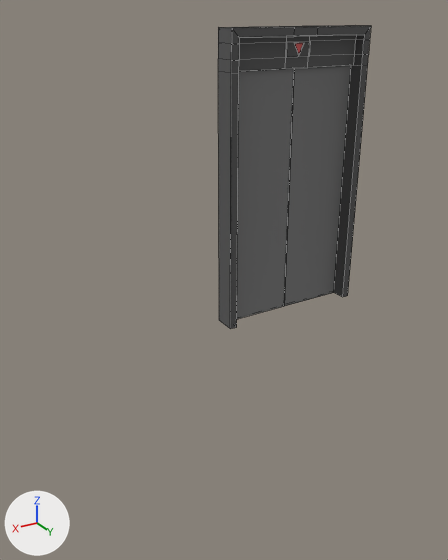
One commit to the FBX model Assets/Pawsitive Readings/Assets/SM_Elevator_.fbx: the scene before it, then after it.
Before and after are seen from a 50 mm camera at (2.91, 4.94, 2.91) aimed at (-0.05, 0.01, 0.44). Every picture has the same lights, and +X, +Y and +Z are marked at lower left. The first picture is the older version. Mesh edges are drawn as thin lines.

In view in the first picture: 'SM_Floor_SideWall.011'.
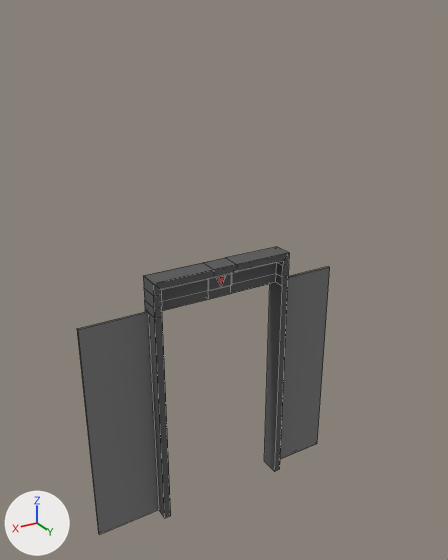
Pixel boxes (x1, y1, x2, y2) of what changed, in the pictures (448 x 560 px; the box of a moved part takes in the faces that stretch with it):
'SM_Floor_SideWall.011', reshaped (65% wider): before (218, 25, 371, 329); after (77, 247, 330, 534)
part 1 of me_plane_002, moved or reshaped: before (237, 68, 294, 319); after (77, 311, 159, 534)
part 2 of me_plane_002, moved or reshaped: before (284, 66, 351, 306); after (280, 267, 330, 459)
part 3 of me_plane_002, moved or reshaped: before (218, 25, 371, 329); after (143, 247, 289, 518)
part 4 of me_plane_002, moved or reshaped: before (294, 43, 304, 56); after (216, 276, 225, 287)

Edits to the bpy script that builds the scene:
```text
Change me_plane_002:
    used by ob_sm_floor_sidewall_011; location = (0.0, 0.0, 0.0)
    remove me_plane_002.from_pydata(...)  # 96 vertices, 85 faces; spans x -1.54..0.0, y 0.0..0.22, z 0.0..2.8
    add me_plane_002.from_pydata(...)  # 96 vertices, 85 faces; spans x -1.47..1.47, y -0.1..0.12, z -2.17..0.63
    me_plane_002 part 1: the loose piece of 8 vertices spanning x -0.77..-0.08, y 0.04..0.07, z 0.0..2.44 is moved by (1.54, -0.1, -2.17)
    me_plane_002 part 2: the loose piece of 8 vertices spanning x -1.47..-0.77, y 0.04..0.07, z 0.0..2.44 is moved by (0.0, -0.1, -2.17)
    me_plane_002 part 3: the loose piece of 74 vertices spanning x -1.54..0.0, y 0.0..0.22, z 0.0..2.8 is moved by (0.77, -0.1, -2.17)
    me_plane_002 part 4: the loose piece of 6 vertices spanning x -0.83..-0.72, y 0.13, z 2.56..2.67 is moved by (0.77, -0.1, -2.17)
```
